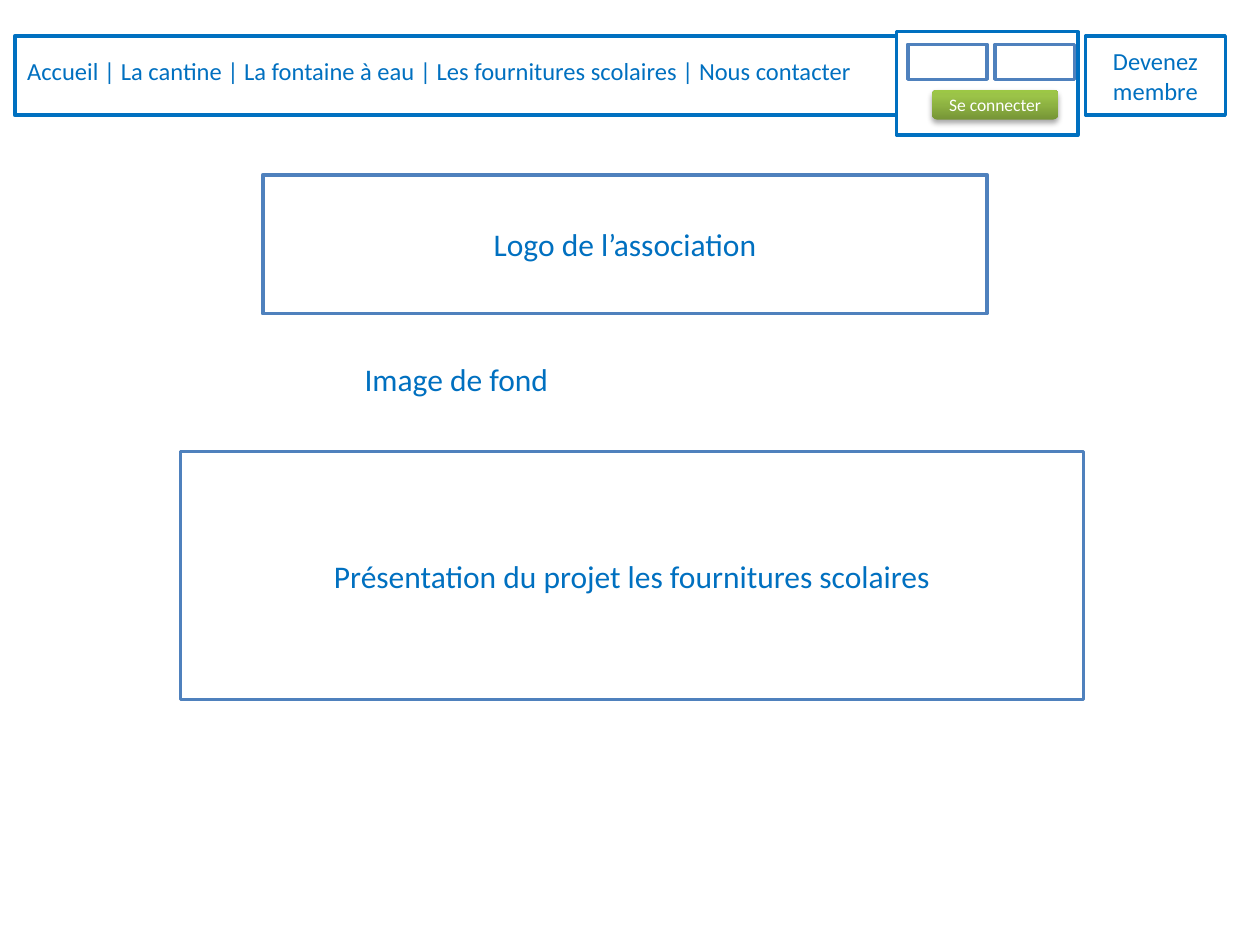
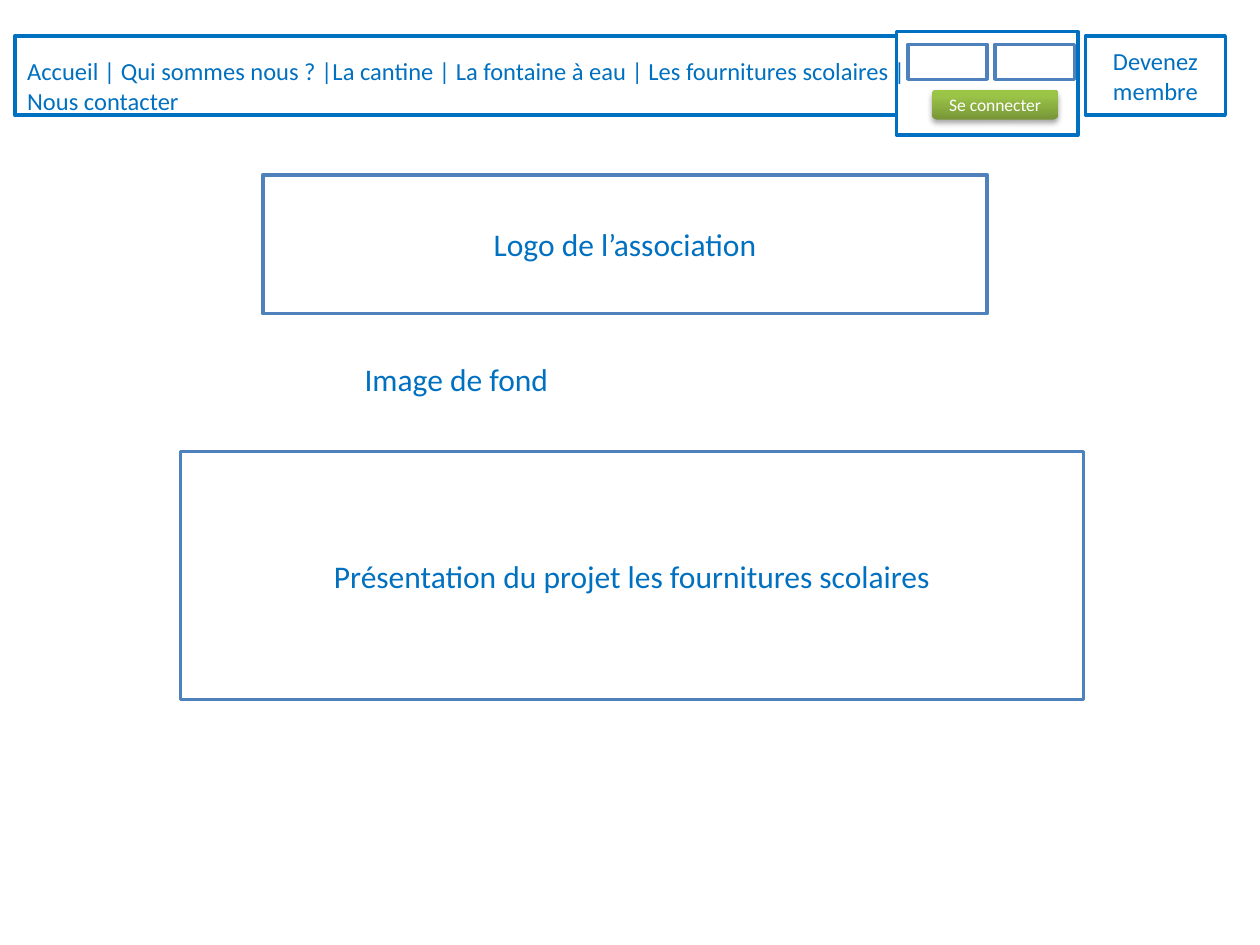
Before and after one commit to Honomatopic/Soamada, a slide deck: slide 4 of doc/maquettes.pptx. Drawn at 1260x945 pixels with LibreOffice and Linux fonts; fonts in the diff are those of the drawing. Boxes give left, top, right and bottom in pixels: in the first picture for what was removed or moved away, otherwise in the second. Text is boxed around its words. In the diff, an @@ line names an element or a change of style, - is before the commit and + after.

```diff
--- a/doc/maquettes.pptx
+++ b/doc/maquettes.pptx
@@ text at [27,62,889,116]: text changed @@
-Accueil | La cantine | La fontaine à eau | Les fournitures scolaires | Nous contacter
+Accueil | Qui sommes nous ? |La cantine | La fontaine à eau | Les fournitures scolaires | Nous contacter
```
Also in this commit, not shown: 3 other slides changed, 38 other files.
